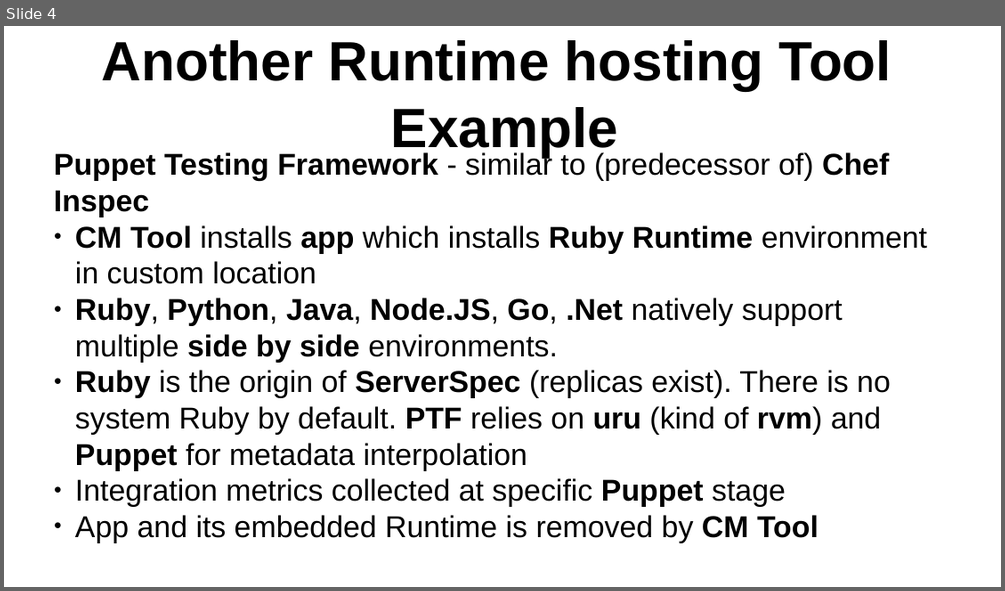
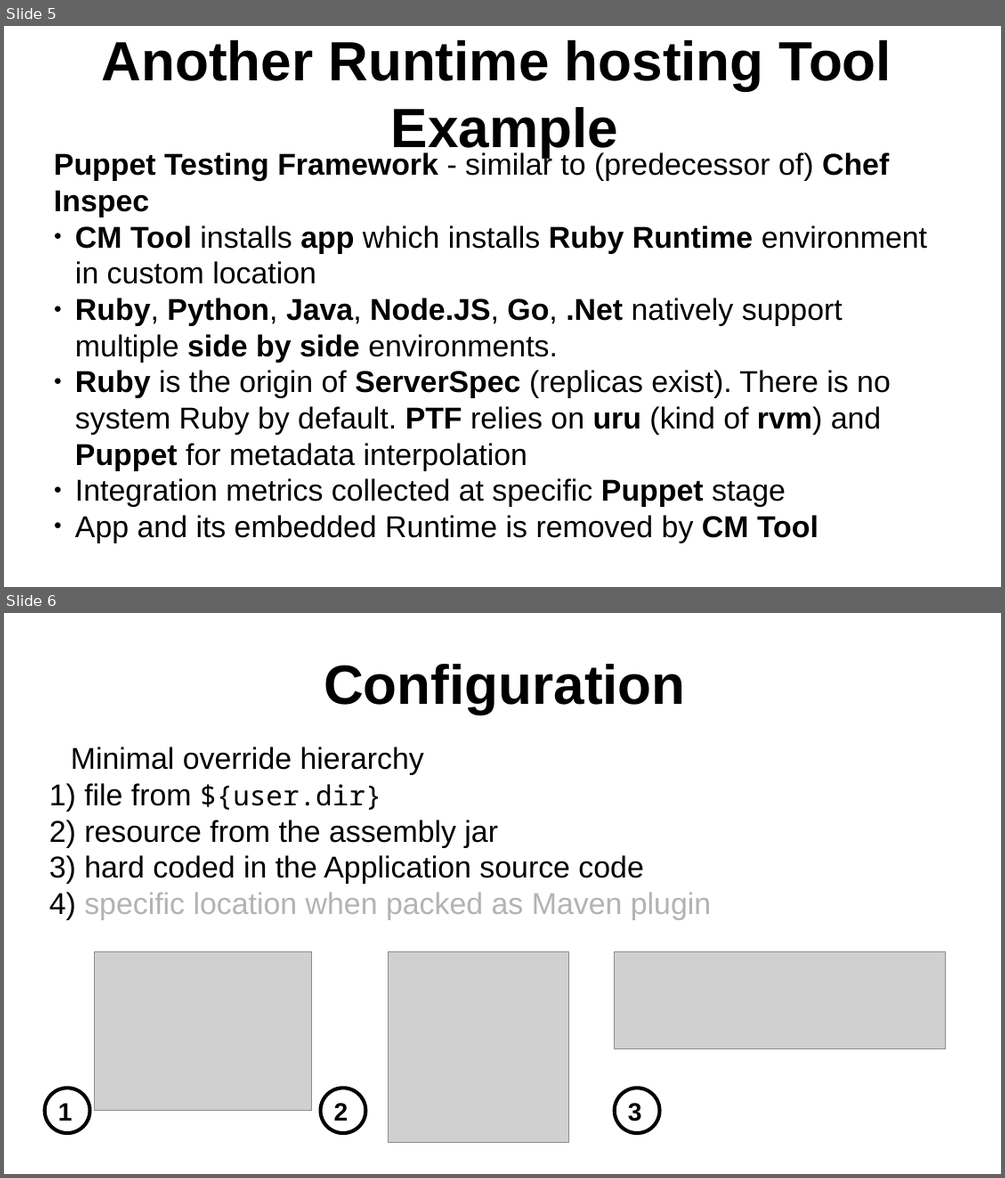
Before and after one commit to sergueik/selenium_java, a slide deck: yaml_config_extend/Process Fluidization.odp. Shown one above the other, each under a label of ours: slide 4 before the commit, slides 5 and 6 after it. The pictures are 1005x591 and 1005x1178 pixels, drawn with LibreOffice and Linux fonts; fonts in the diff are those of the drawing; grey boxes stand for pictures. Boxes give left, top, right and bottom in pixels: in the first picture for what was removed or moved away, otherwise in the second. Text is boxed around its words. In the diff, an @@ line names an element or a change of style, - is before the commit and + after.

```diff
--- a/yaml_config_extend/Process Fluidization.odp
+++ b/yaml_config_extend/Process Fluidization.odp
@@ slide 6 added at (x1=4, y1=613, x2=1001, y2=1174), background #FFFFFF @@
@@ title added at (x1=324, y1=664, x2=685, y2=714), 44 pt, text #000000, bold @@
+Configuration
@@ subtitle added at (x1=71, y1=747, x2=711, y2=920), 24 pt, text #000000 @@
+Minimal override hierarchy
+1) file from ${user.dir}
+2) resource from the assembly jar
+3) hard coded in the Application source code
+4) specific location when packed as Maven plugin
@@ picture added at (x1=95, y1=952, x2=312, y2=1111) @@
@@ picture added at (x1=388, y1=952, x2=569, y2=1143) @@
@@ picture added at (x1=615, y1=952, x2=946, y2=1049) @@
@@ ellipse added at (x1=45, y1=1088, x2=90, y2=1133), outline #000000 2.89 pt @@
@@ ellipse added at (x1=321, y1=1088, x2=366, y2=1133), outline #000000 2.89 pt @@
@@ ellipse added at (x1=615, y1=1088, x2=660, y2=1133), outline #000000 2.89 pt @@
@@ text added at (x1=58, y1=1103, x2=73, y2=1120), 20 pt, text #000000, bold @@
+1
@@ text added at (x1=334, y1=1103, x2=348, y2=1120), 20 pt, text #000000, bold @@
+2
@@ text added at (x1=628, y1=1103, x2=642, y2=1121), 20 pt, text #000000, bold @@
+3
@@ what was slide 4 is now slide 5 @@
```
Also in this commit, not shown: 2 slides changed, 1 other slide added, 1 other file.
